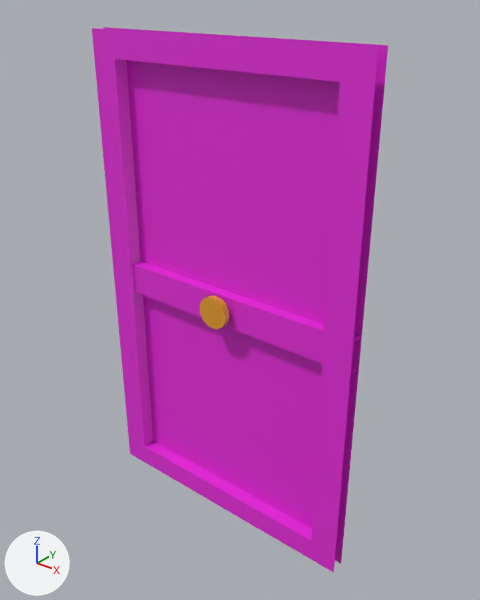
A saved change to the FBX model Assets/Rooms/DoorN.fbx.
Camera for both pictures: a 50 mm lens placed at (1.52, 0.74, 2.17), pointed at (0.05, 2.57, 1.03). Every picture has the same lights, and +X, +Y and +Z are marked at lower left. Where no turn or scale is listed for an object, it has been applied to the vertices.

In view in the first picture: 'DoorN'.
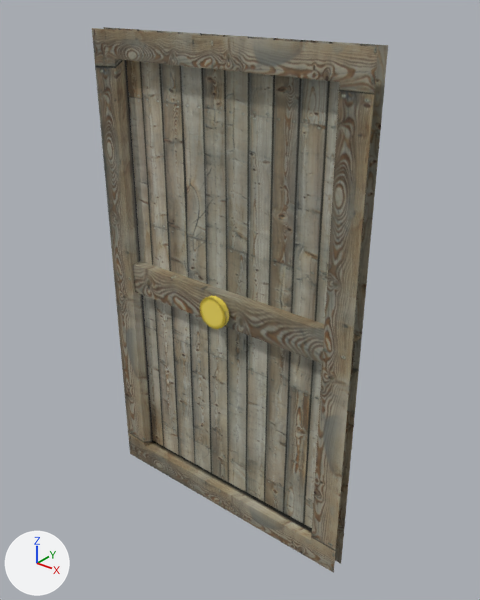
What differs and where, as boxes (x1, y1, x2, y2) in the pictures (480 x 600 px; the box of a moved part takes in the faces that stretch with it):
'DoorN', surface changed
    both: (92, 27, 388, 573)
part 1 of me_plane_007, moved or reshaped
    both: (133, 261, 361, 375)
part 2 of me_plane_007, surface changed
    both: (92, 27, 388, 573)
part 3 of me_plane_007, recoloured (orange to yellow)
    both: (200, 295, 229, 329)

The change in detail:
Picture 'DoorDiffuse.png' (img_doordiffuse_png) is new.
In material 'Door' (mat_door), base_color is no longer (0.8, 0.0234, 0.712), pink #e72adb.
In material 'Door' (mat_door), texture is now set to img_doordiffuse_png.
me_plane_007 has 88 vertices, 61 faces and spans x -0.6..0.6, y 2.47..2.56, z 0.0..2.0.
me_plane_007 is used by ob_doorn; location (0.0, 0.0, 0.0).
Verts and faces of me_plane_007; kept vertices keep their numbers, new ones are numbered from 88.
Before the commit, vertices of me_plane_007: 16 (-0.6, 2.51, 0.93), 17 (0.6, 2.51, 0.93) at pixel (352, 375), 18 (-0.6, 2.51, 1.07), 19 (0.6, 2.51, 1.07) at pixel (355, 342), 20 (-0.6, 2.56, 1.07).
Before the commit, vertices of me_plane_007: 21 (-0.6, 2.56, 0.93), 22 (0.6, 2.56, 0.93) at pixel (358, 369), 23 (0.6, 2.56, 1.07) at pixel (361, 336).
Part 1, on me_plane_007:
Faces deleted: (16, 18, 19, 17), (18, 20, 23, 19), (16, 17, 22, 21).
New faces: (16, 17, 19, 18), (18, 19, 23, 20), (16, 21, 22, 17).
me_plane_007 part 2: 61 kept faces spanning x -0.6..0.6, y 2.47..2.56, z 0.0..2.0 get new texture (UV) coordinates.
me_plane_007 part 3: 49 faces spanning x -0.07..0.07, y 2.47..2.51, z 0.93..1.07 switch from mat_handle (orange #e79f2a) to mat_door (picture img_doordiffuse_png).
